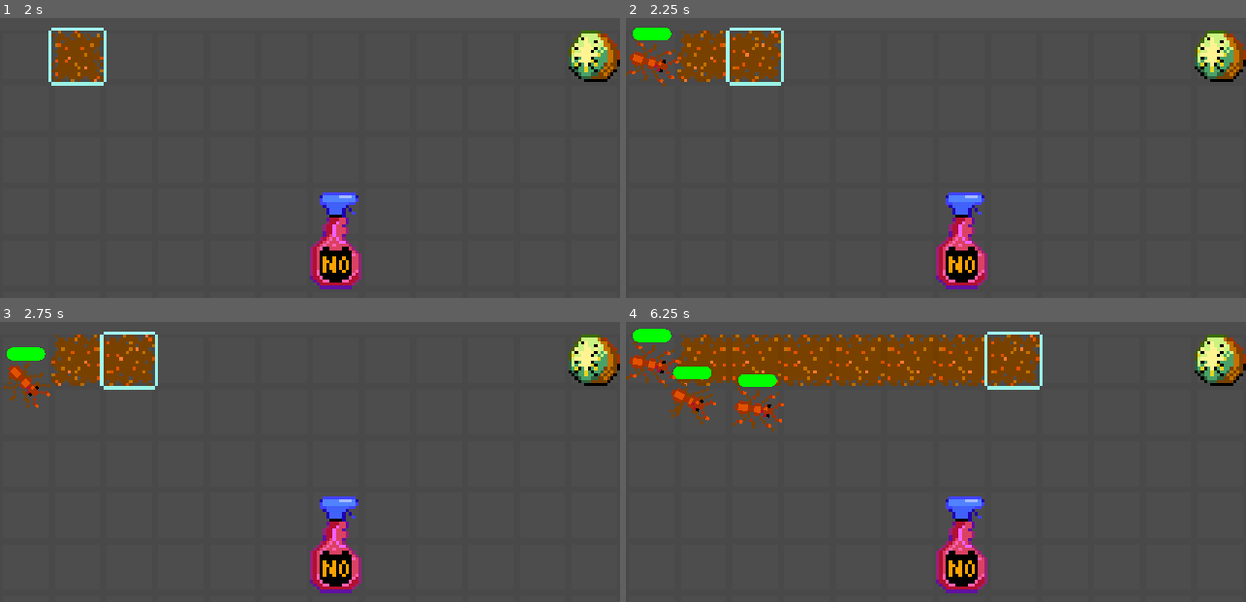
Above: before the commit, frames 1-4 (two rows, left to right).
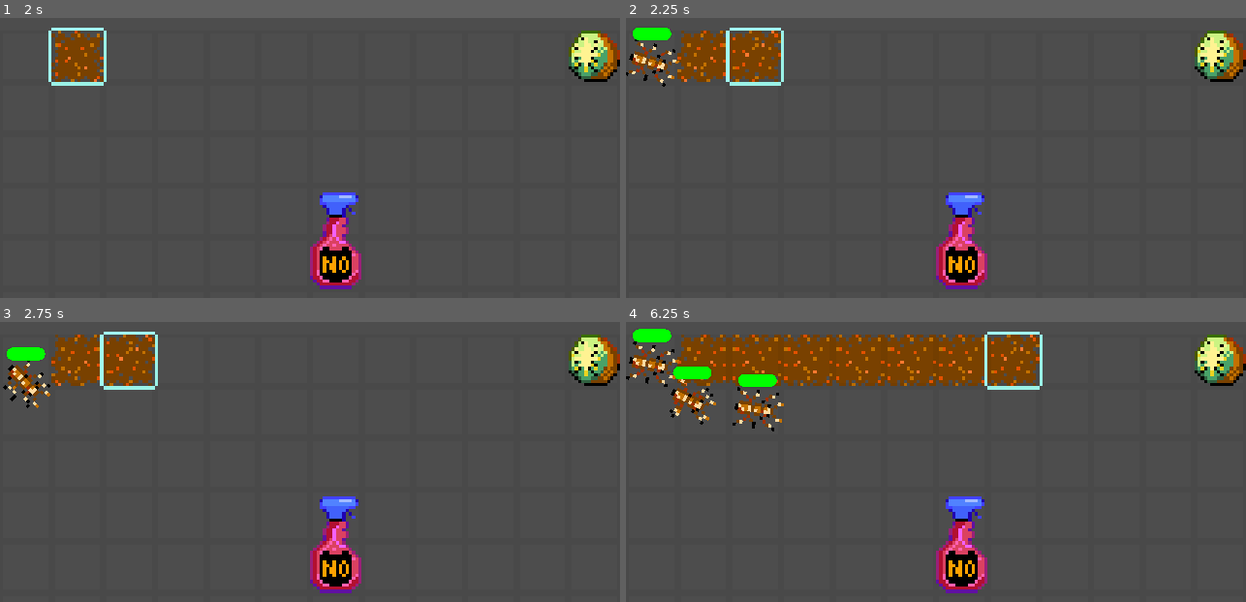
Above: after the commit, the same moments.

Repository: pmaitland/GGJ2026
Game: Godot game, scene res://scenes/main.tscn
Same seed, same stepped clock (60 frames per second), same inputs: the game is played once before the commit and once after it.
Inputs (mouse positions are in pixels of both pictures, inside the frame that each line leads up to):
- Up to frame 1 (2 s): tap Enter at 0.5 s; move the mouse to (24, 57) at 0.52 s; click (24, 57) at 0.67 s; tap Space at 1.25 s; move the mouse to (74, 57) at 1.27 s; click (74, 57) at 1.42 s
- Up to frame 2 (2.25 s): tap Enter at 2 s; move the mouse to (756, 57) at 2.02 s; click (756, 57) at 2.17 s
- Up to frame 3 (2.75 s): no input
- Up to frame 4 (6.25 s): move the mouse to (805, 361) at 2.77 s; click (805, 361) at 2.92 s; move the mouse to (861, 361) at 3.52 s; click (861, 361) at 3.67 s; move the mouse to (911, 361) at 4.27 s; click (911, 361) at 4.42 s; move the mouse to (960, 361) at 5.02 s; click (960, 361) at 5.17 s; move the mouse to (1010, 361) at 5.77 s; click (1010, 361) at 5.92 s

Frame 1 is identical in both runs. In frame 2, 0.4% of the frame differs, in the area x 0-9%, y 7-25%; in frame 3, 0.4%; in frame 4, 1.2%, in the area x 0-26%, y 6-40%.

Commit message:
More ants (#25)
* more

* update bg

Diff:
--- a/mask/scenes/ants/fast_ant.tscn
+++ b/mask/scenes/ants/fast_ant.tscn
@@ -5,6 +5,7 @@
 [node name="FastAnt" type="Node2D" unique_id=537276307]
 
 [node name="Ant" parent="." unique_id=567423736 instance=ExtResource("1_n8d54")]
-collision_mask = 0
 health = 50
 speed = 25
+
+[editable path="Ant"]
--- a/mask/sprites/basic_ant.tres
+++ b/mask/sprites/basic_ant.tres
@@ -1,6 +1,6 @@
 [gd_resource type="SpriteFrames" format=3 uid="uid://mgqermg6jmps"]
 
-[ext_resource type="Texture2D" uid="uid://cb6y1f2ti3a66" path="res://sprites/basic_ant.png" id="1_ot3wn"]
+[ext_resource type="Texture2D" uid="uid://b1gbp2o8mbqn2" path="res://sprites/gold-ant.png" id="1_ot3wn"]
 
 [sub_resource type="AtlasTexture" id="AtlasTexture_rxfdt"]
 atlas = ExtResource("1_ot3wn")
Binary file changed: mask/sprites/aesprite/background.aseprite
Binary file changed: mask/sprites/aesprite/basic-ant.aseprite
Binary file added: mask/sprites/aesprite/gold-ant.aseprite
Binary file added: mask/sprites/aesprite/grey-ant.aseprite
Binary file changed: mask/sprites/background/background.png
Not shown, added: mask/sprites/background/background.png.import
Binary file changed: mask/sprites/basic_ant.png
Binary file added: mask/sprites/gold-ant.png
Not shown, added: mask/sprites/gold-ant.png.import
Binary file added: mask/sprites/grey-ant.png
Not shown, added: mask/sprites/grey-ant.png.import
